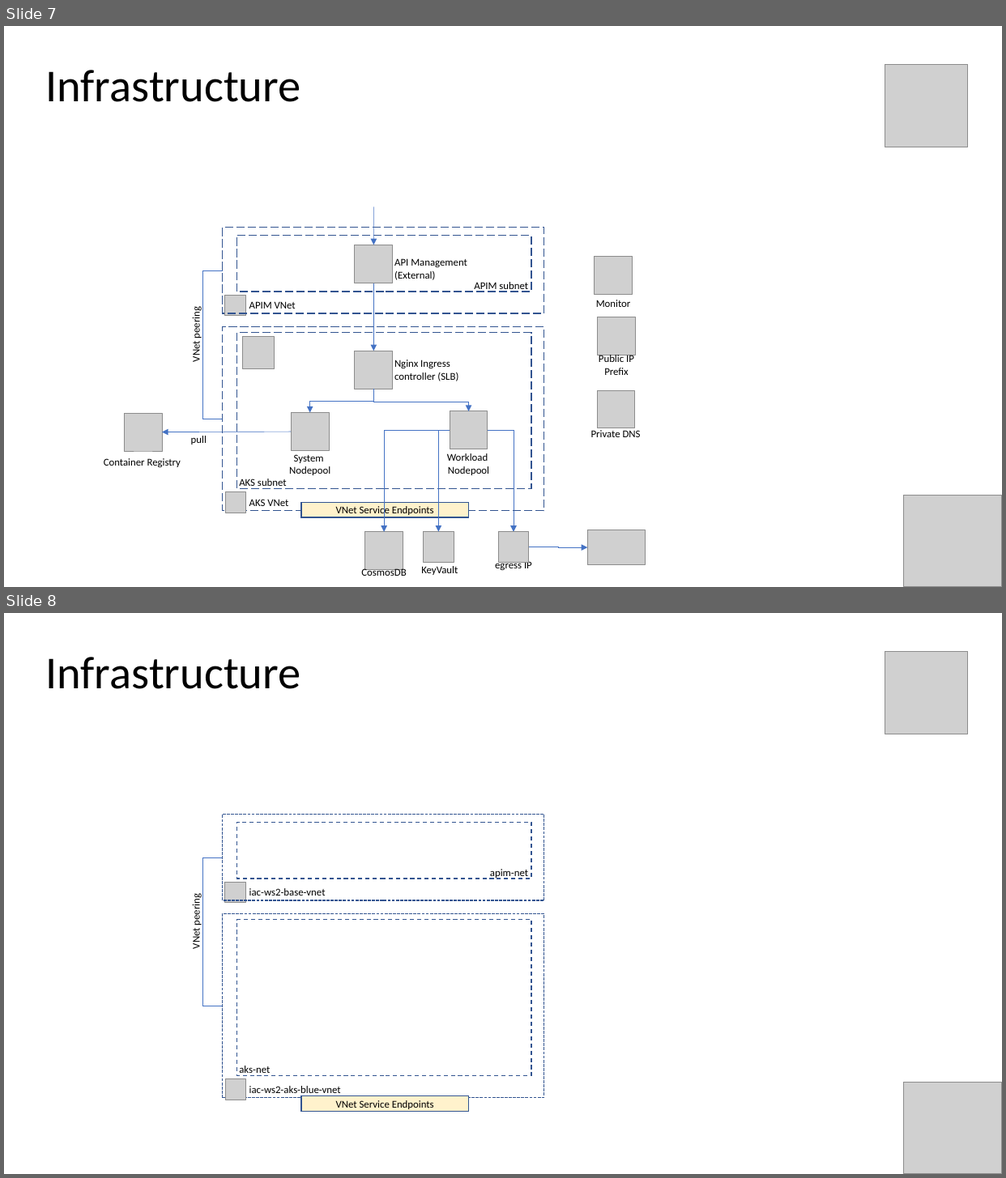
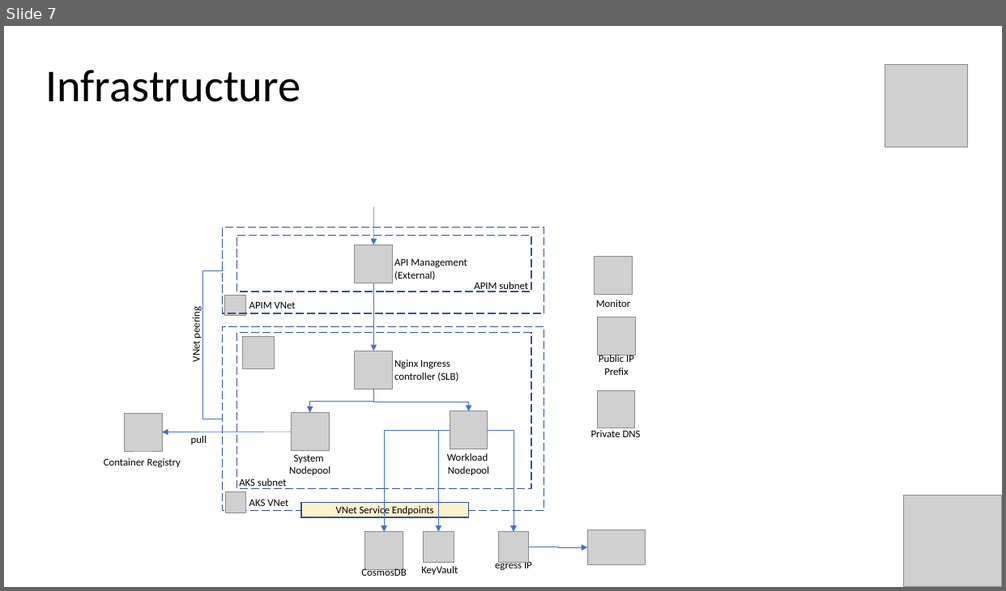
Before and after one commit to evgenyb/aks-workshops, a slide deck: 02-aks-advanced-configuration/slides/Advanced AKS Configuration.pptx. Shown one above the other, each under a label of ours: slides 7 and 8 before the commit, slide 7 after it. The pictures are 1006x1178 and 1006x591 pixels, drawn with LibreOffice and Linux fonts; fonts in the diff are those of the drawing; grey boxes stand for pictures; background and template pictures are left out. Boxes give left, top, right and bottom in pixels: in the first picture for what was removed or moved away, otherwise in the second. Text is boxed around its words. In the diff, an @@ line names an element or a change of style, - is before the commit and + after.

```diff
--- a/02-aks-advanced-configuration/slides/Advanced AKS Configuration.pptx
+++ b/02-aks-advanced-configuration/slides/Advanced AKS Configuration.pptx
@@ slide 8 removed at (x1=4, y1=613, x2=1002, y2=1174), background #FFFFFF @@
@@ title removed at (x1=45, y1=657, x2=300, y2=689) @@
-Infrastructure
@@ picture removed at (x1=885, y1=651, x2=968, y2=735) @@
@@ elbow line removed from (222, 1006) to (223, 858) @@
@@ group removed at (x1=223, y1=815, x2=544, y2=903): 2 texts, 2 rectangles, 1 picture @@
-iac-ws2-base-vnet
-apim-net
@@ text removed at (x1=190, y1=897, x2=203, y2=949) @@
-VNet peering
@@ group removed at (x1=222, y1=914, x2=543, y2=1112): 3 rectangles, 2 texts, 1 picture @@
-iac-ws2-aks-blue-vnet
-aks-net
-VNet Service Endpoints
@@ picture removed at (x1=904, y1=1082, x2=1002, y2=1174) @@
```
Also in this commit, not shown: 1 slide changed, 8 slides added, 20 other files.
